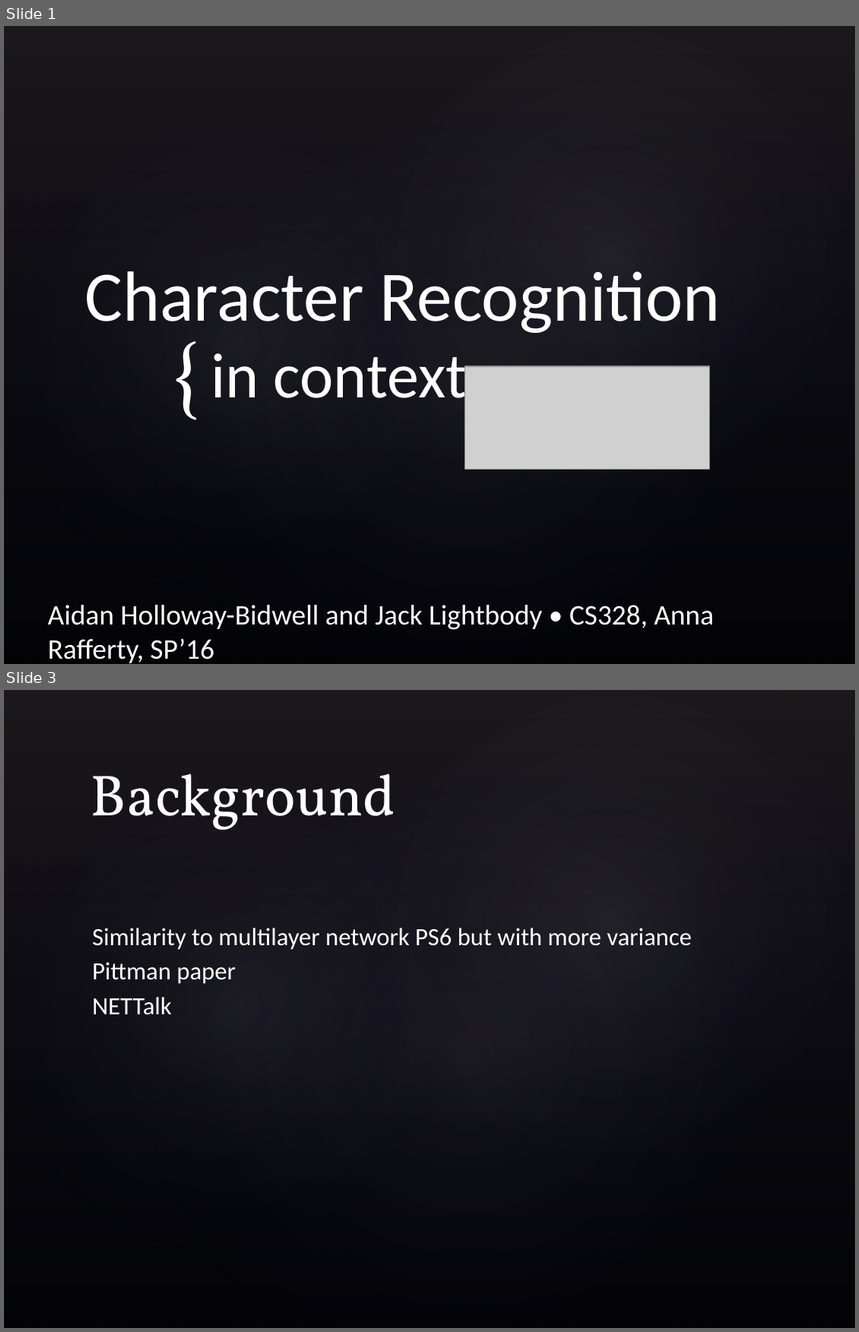
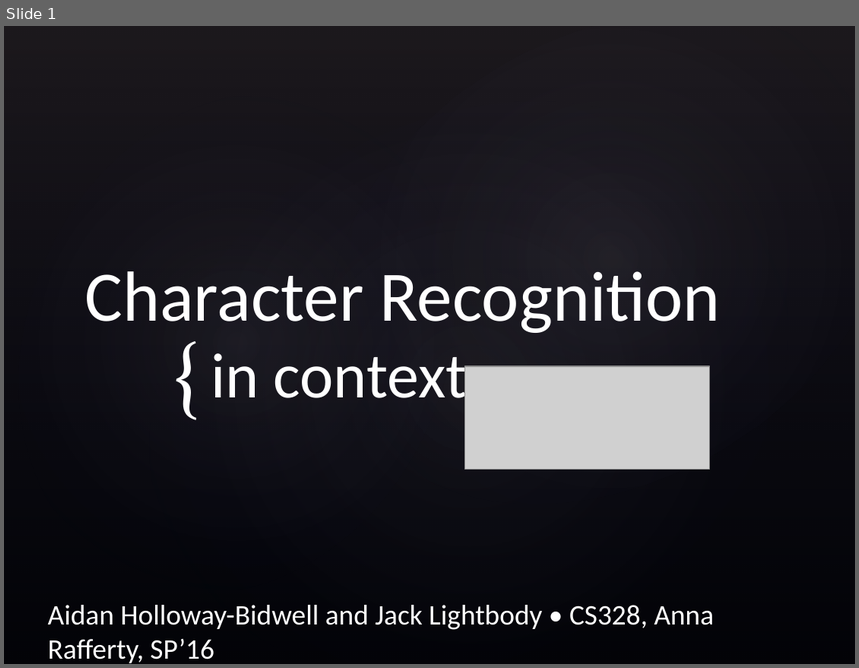
Before and after one commit to jacklightbody/character_recognizer, a slide deck: HollowayBidwellLightbody.pptx. Shown one above the other, each under a label of ours: slides 1 and 3 before the commit, slide 1 after it; the slides between them are not shown. The pictures are 859x1332 and 859x668 pixels, drawn with LibreOffice and Linux fonts; fonts in the diff are those of the drawing; grey boxes stand for pictures; background and template pictures are left out. Boxes give left, top, right and bottom in pixels: in the first picture for what was removed or moved away, otherwise in the second. Text is boxed around its words. In the diff, an @@ line names an element or a change of style, - is before the commit and + after.

```diff
--- a/HollowayBidwellLightbody.pptx
+++ b/HollowayBidwellLightbody.pptx
@@ slide 3 removed at box(4, 690, 855, 1328), background picture (left out); not listed: 4 template elements that a slide beside it also shows @@
@@ title removed at box(91, 774, 396, 830) @@
-Background
@@ text removed at box(92, 928, 693, 1015) @@
-Similarity to multilayer network PS6 but with more variance
-Pittman paper
-NETTalk
```
Also in this commit, not shown: 5 slides changed, 3 slides added, 1 other slide removed, 2 other files.
